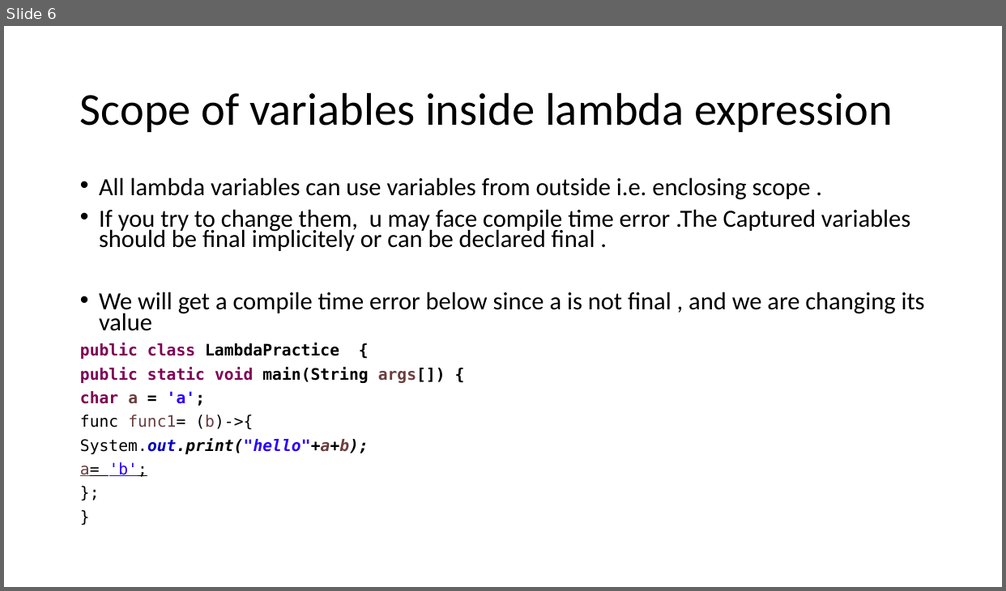
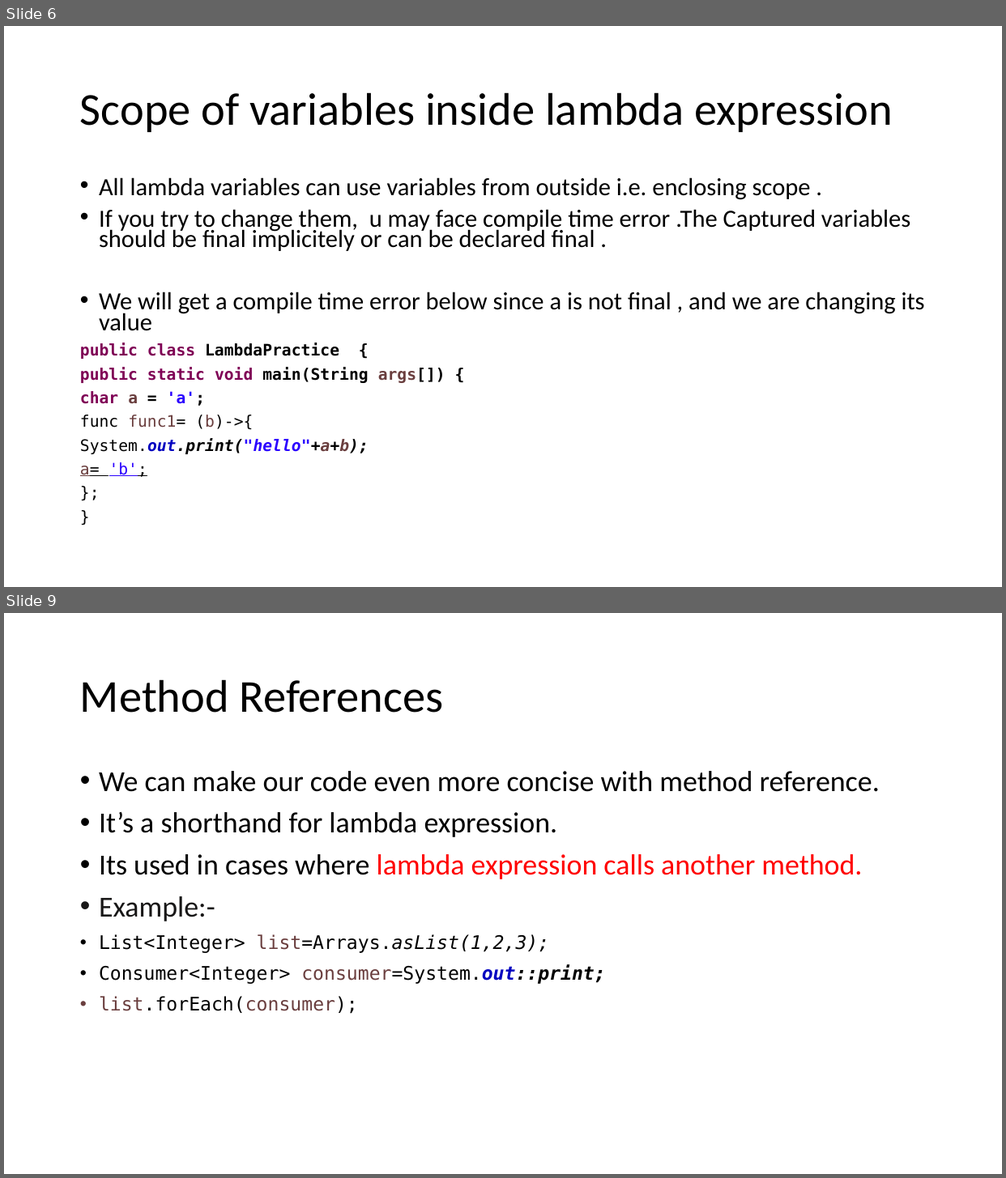
Before and after one commit to aroranishant8/JavaNotes, a slide deck: Java8/Lambda/Lambda Expressions.pptx. Shown one above the other, each under a label of ours: slide 6 before the commit, slides 6 and 9 after it; the slides between them are not shown. The pictures are 1006x591 and 1006x1178 pixels, drawn with LibreOffice and Linux fonts; fonts in the diff are those of the drawing. Boxes give left, top, right and bottom in pixels: in the first picture for what was removed or moved away, otherwise in the second. Text is boxed around its words. In the diff, an @@ line names an element or a change of style, - is before the commit and + after.

```diff
--- a/Java8/Lambda/Lambda Expressions.pptx
+++ b/Java8/Lambda/Lambda Expressions.pptx
@@ slide 9 added at <box>4,613,1002,1174</box>, background #FFFFFF @@
@@ title added at <box>80,679,444,713</box>, 44 pt, text #000000 @@
+Method References
@@ text added at <box>99,771,880,1014</box>, 28 pt, text #000000 @@
+• We can make our code even more concise with method reference.
+• It’s a shorthand for lambda expression.
+• Its used in cases where lambda expression calls another method.
+• Example:-
+• List<Integer> list=Arrays.asList(1,2,3);
+• Consumer<Integer> consumer=System.out::print;
+• list.forEach(consumer);
```
Also in this commit, not shown: 1 slide changed, 1 other slide added, 2 other files.
